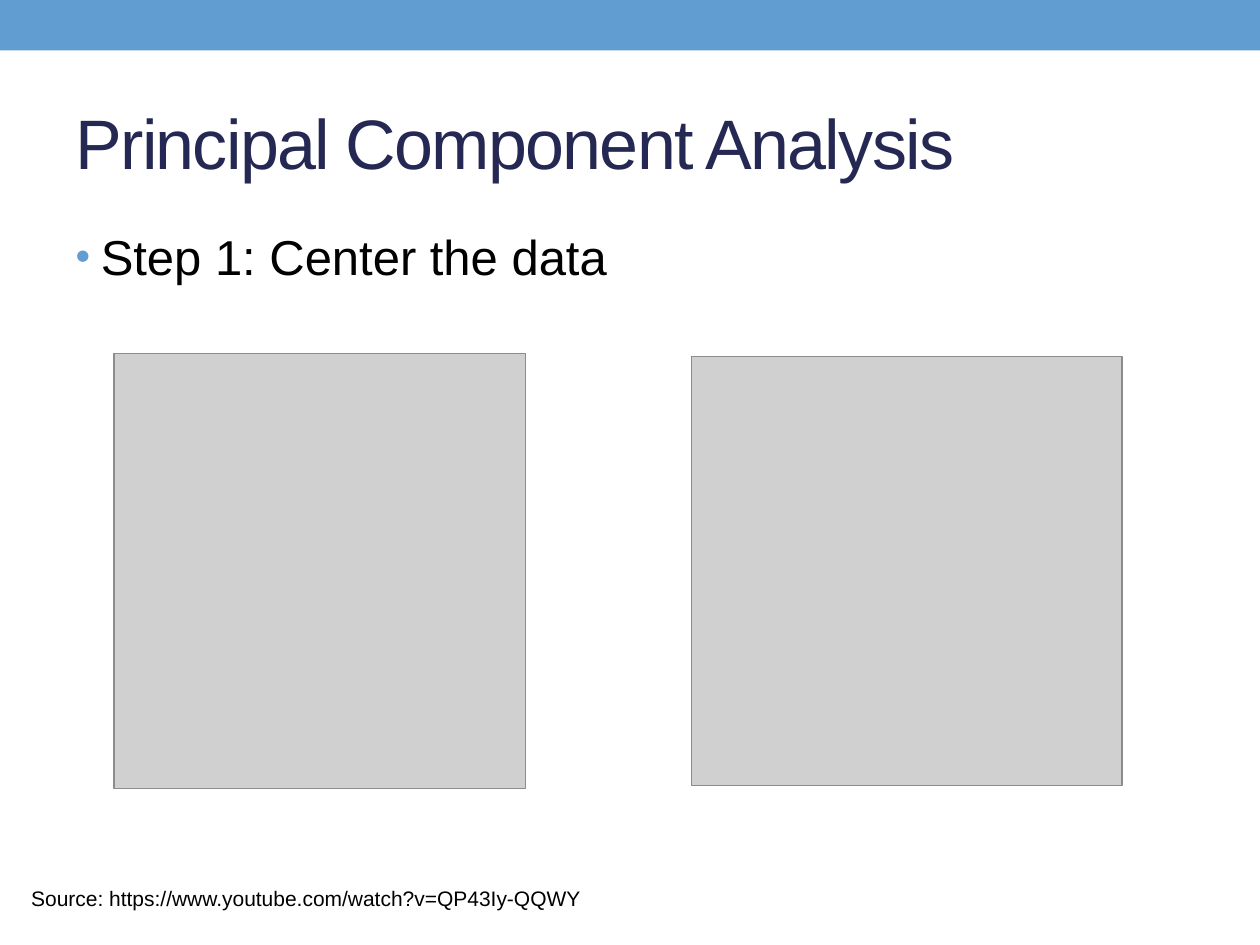
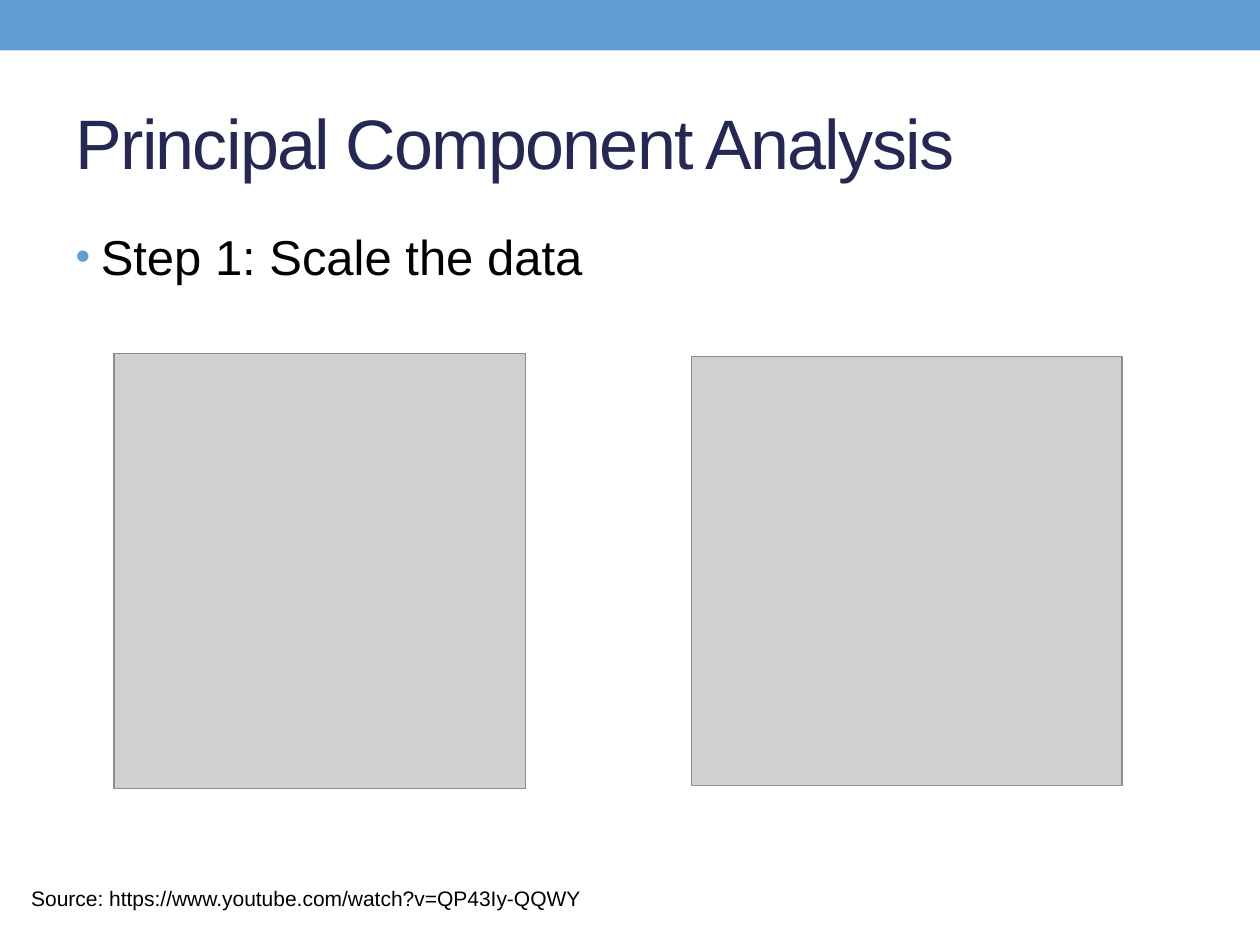
Before and after one commit to thdiaman/machinelearning, a slide deck: slide 2 of presentations/FeatureExtraction.pptx. Drawn at 1260x945 pixels with LibreOffice and Linux fonts; fonts in the diff are those of the drawing; grey boxes stand for pictures. Boxes give left, top, right and bottom in pixels: in the first picture for what was removed or moved away, otherwise in the second. Text is boxed around its words. In the diff, an @@ line names an element or a change of style, - is before the commit and + after.

Commit message:
Update feature extraction presentation

```diff
--- a/presentations/FeatureExtraction.pptx
+++ b/presentations/FeatureExtraction.pptx
@@ text at bbox=[101, 239, 582, 285]: text changed @@
-• Step 1: Center the data
+• Step 1: Scale the data
```
Also in this commit, not shown: 1 other file.
